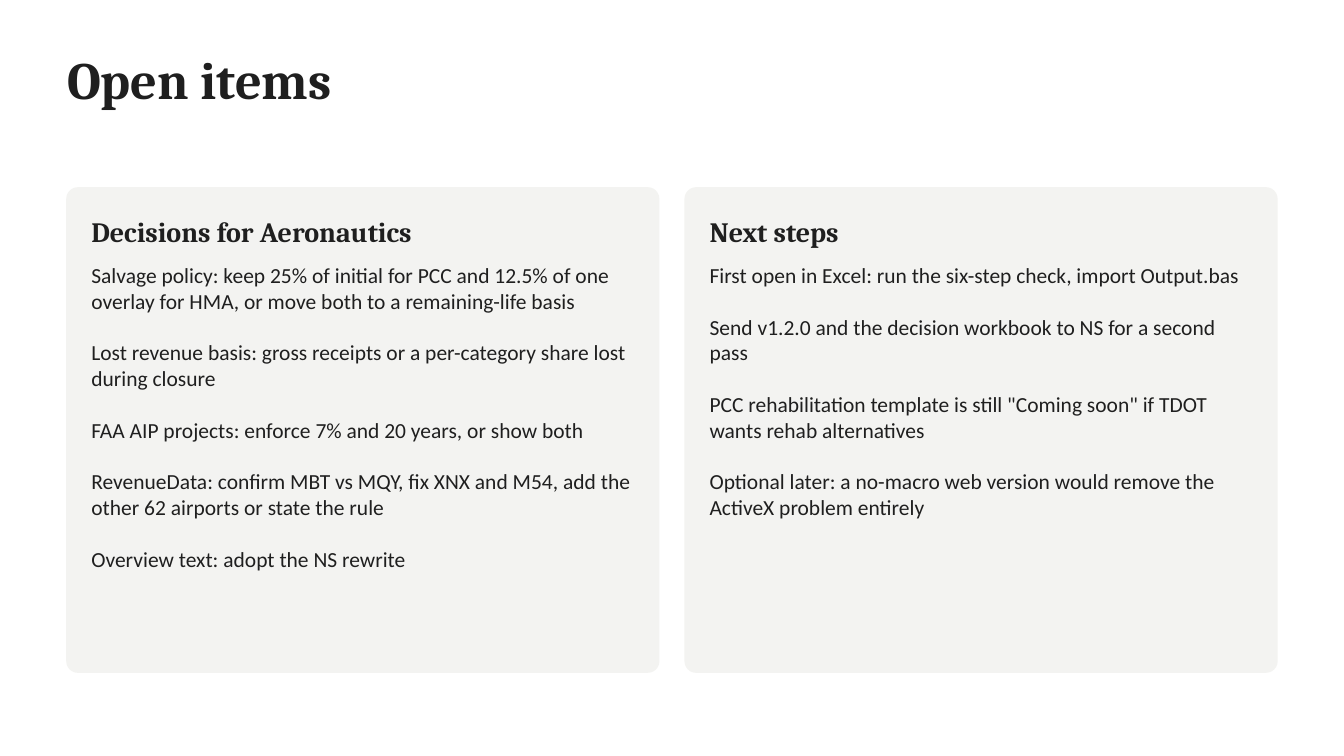
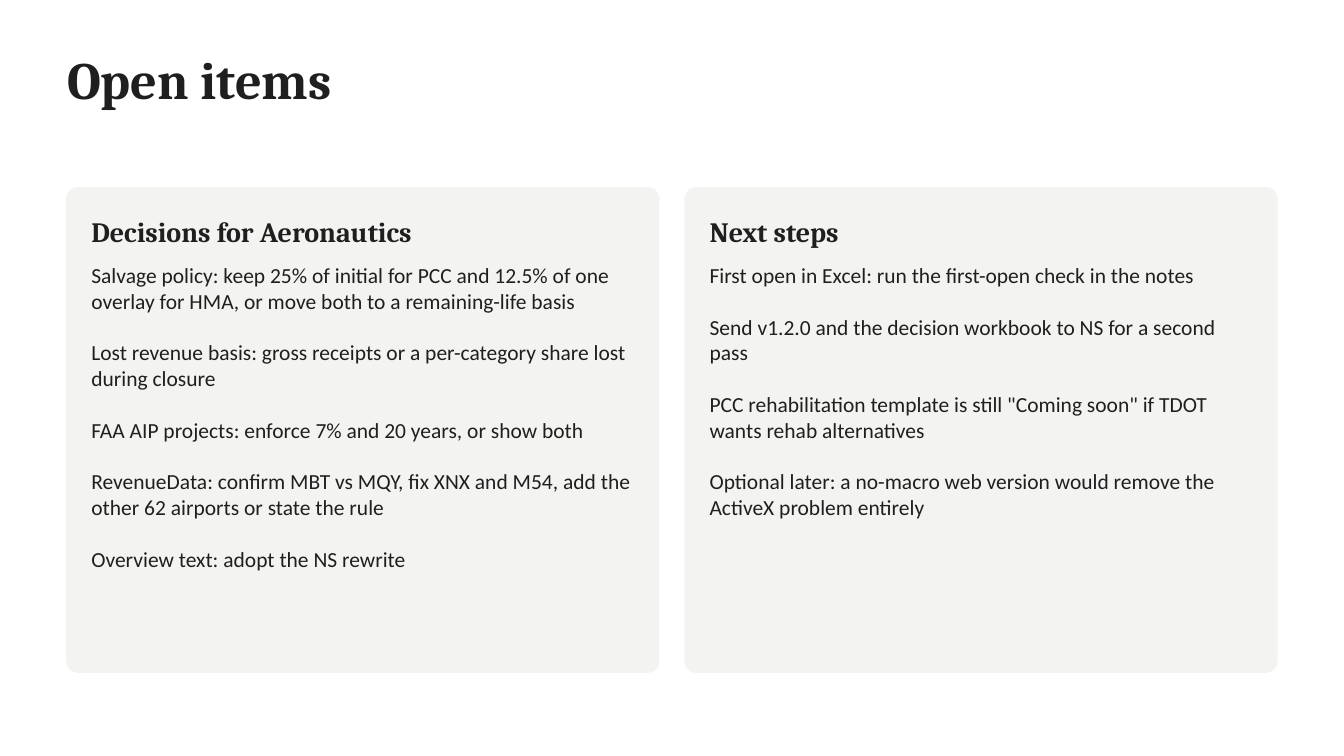
Before and after one commit to JosephD130/lcca-dashboard, a slide deck: slide 19 of tdot-lcca/TDOT_LCCA_Review_and_v1.2.0_Update.pptx (slide 18 before the commit). Drawn at 1344x756 pixels with LibreOffice and Linux fonts; fonts in the diff are those of the drawing. Boxes give left, top, right and bottom in pixels: in the first picture for what was removed or moved away, otherwise in the second. Text is boxed around its words. In the diff, an @@ line names an element or a change of style, - is before the commit and + after.

```diff
--- a/tdot-lcca/TDOT_LCCA_Review_and_v1.2.0_Update.pptx
+++ b/tdot-lcca/TDOT_LCCA_Review_and_v1.2.0_Update.pptx
@@ text at [710, 268, 1194, 287]: text changed @@
-First open in Excel: run the six-step check, import Output.bas
+First open in Excel: run the first-open check in the notes
```
Also in this commit, not shown: 4 other slides changed, 1 slide added, 13 other files.
